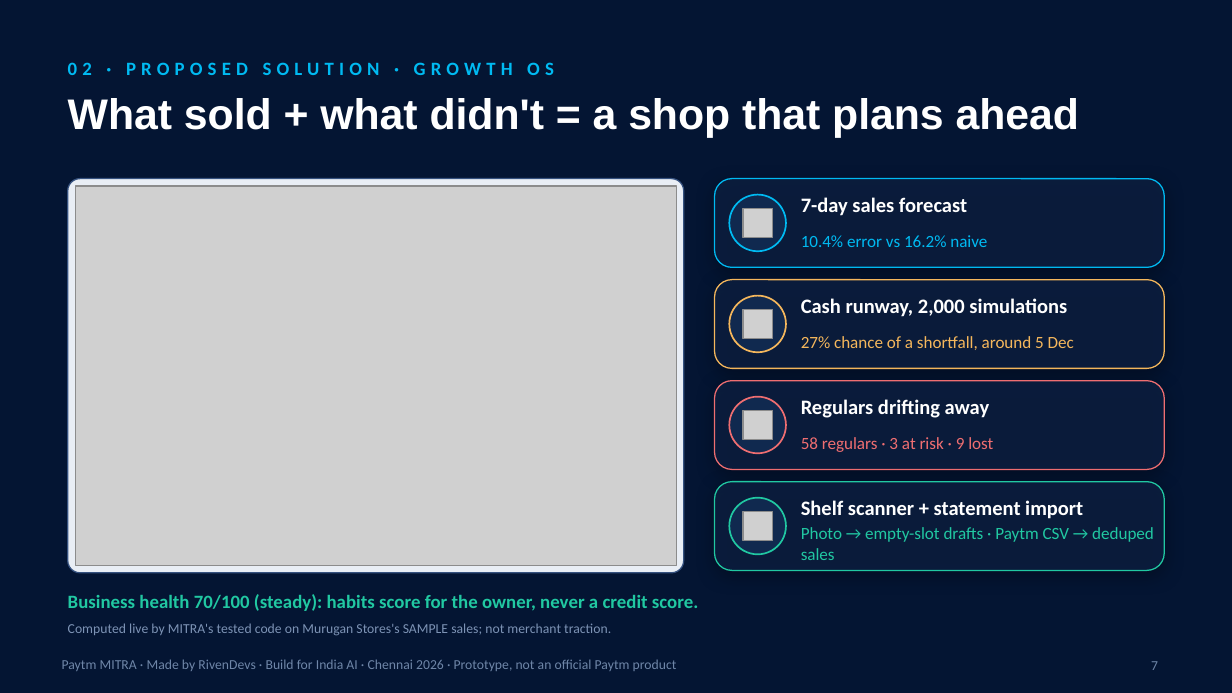
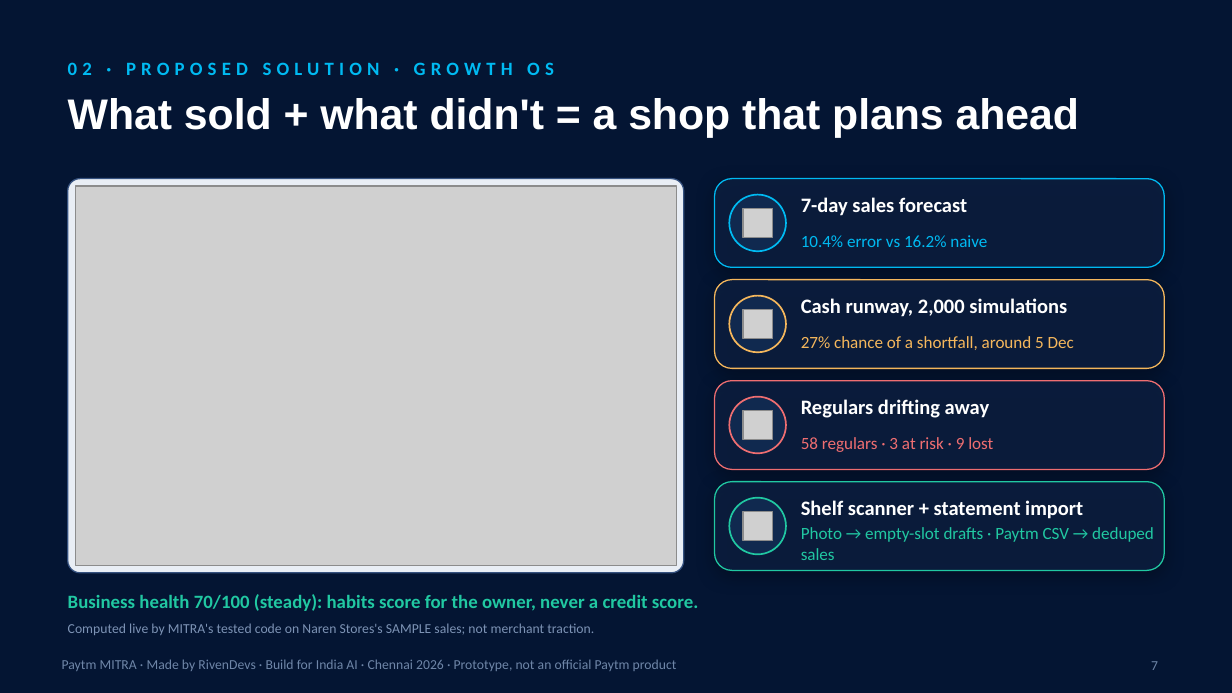
Before and after one commit to johnbosco-j/paytm-mitra, a slide deck: slide 7 of pitch/Paytm_MITRA_Pitch.pptx. Drawn at 1232x693 pixels with LibreOffice and Linux fonts; fonts in the diff are those of the drawing; grey boxes stand for pictures. Boxes give left, top, right and bottom in pixels: in the first picture for what was removed or moved away, otherwise in the second. Text is boxed around its words. In the diff, an @@ line names an element or a change of style, - is before the commit and + after.

Commit message:
Naren Stores and Joe Naren A, keynote-style hero, signboard in view
- Store renamed to நரேன் ஸ்டோர்ஸ் / Naren Stores and the merchant to Joe Naren A across the story,
  3D signboard, store boards (rebuilt store.glb), seed data, tests, deck, README and demo script;
  shopkeeper model renamed naren.glb
- Story opens on "Naren opens this shutter every morning, just like his father did"
- Hero line: SF Pro Display Bold with tight tracking (Google Sans Flex, un-rounded, off-Apple),
  white-to-silver first line and a cyan gradient second line
- Opening camera pulled back and shifted so the headline never covers the signboard
- Seed refreshes demo user names on re-run
- Deck rebuilt with new 4K frames

```diff
--- a/pitch/Paytm_MITRA_Pitch.pptx
+++ b/pitch/Paytm_MITRA_Pitch.pptx
@@ text at (68,623,594,635): text changed @@
-Computed live by MITRA's tested code on Murugan Stores's SAMPLE sales; not merchant traction.
+Computed live by MITRA's tested code on Naren Stores's SAMPLE sales; not merchant traction.
```
Also in this commit, not shown: 46 other files.
